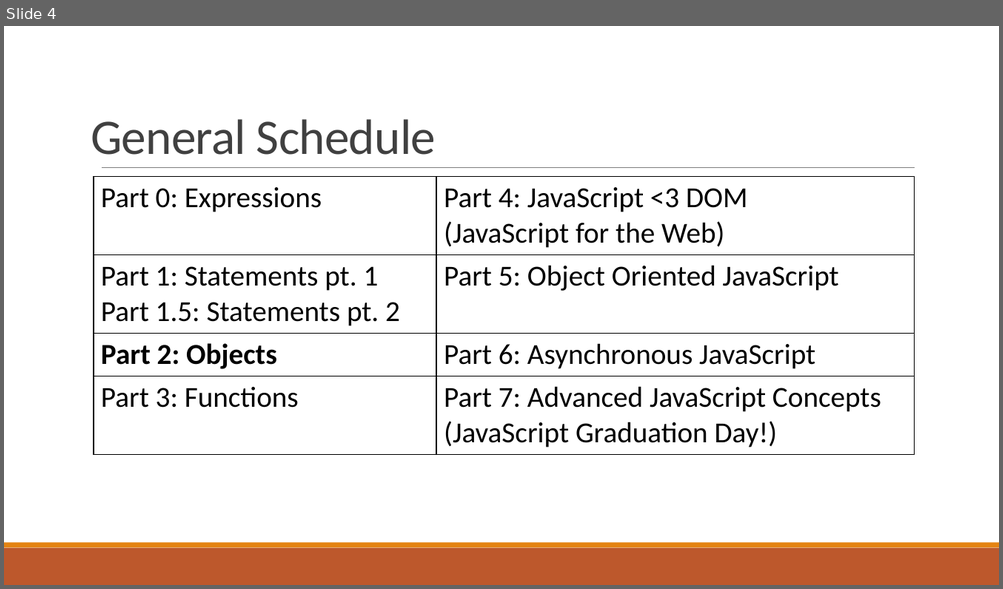
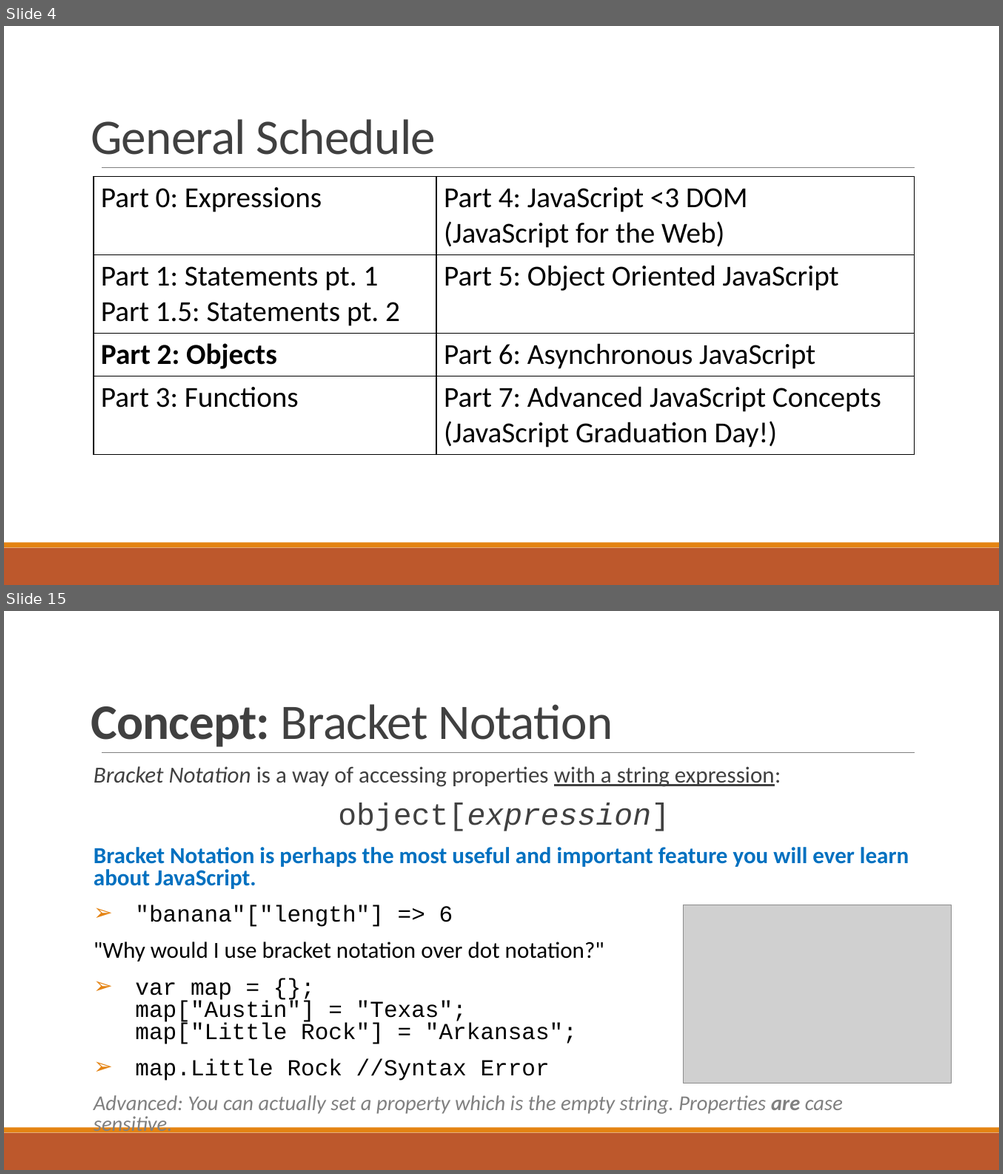
Before and after one commit to txcsmad/f15-web-beginner, a slide deck: Lesson3_Objects/Lesson3_objects.pptx. Shown one above the other, each under a label of ours: slide 4 before the commit, slides 4 and 15 after it; the slides between them are not shown. The pictures are 1003x589 and 1003x1174 pixels, drawn with LibreOffice and Linux fonts; fonts in the diff are those of the drawing; grey boxes stand for pictures. Boxes give left, top, right and bottom in pixels: in the first picture for what was removed or moved away, otherwise in the second. Text is boxed around its words. In the diff, an @@ line names an element or a change of style, - is before the commit and + after.

Commit message:
Added Lesson 4: Objects

```diff
--- a/Lesson3_Objects/Lesson3_objects.pptx
+++ b/Lesson3_Objects/Lesson3_objects.pptx
@@ slide 15 added at (x1=4, y1=611, x2=999, y2=1170), background #FFFFFF; not listed: 3 template elements that a slide beside it also shows @@
@@ title added at (x1=91, y1=704, x2=613, y2=747), 48 pt, text #404040 @@
+Concept: Bracket Notation
@@ text added at (x1=94, y1=766, x2=908, y2=1136), 22.2 pt, text #000000 @@
+Bracket Notation is a way of accessing properties with a string expression:
+object[expression]
+Bracket Notation is perhaps the most useful and important feature you will ever learn about JavaScript.
+➢ "banana"["length"] => 6
+"Why would I use bracket notation over dot notation?"
+➢ var map = {};
+  map["Austin"] = "Texas";
+  map["Little Rock"] = "Arkansas";
+➢ map.Little Rock //Syntax Error
+Advanced: You can actually set a property which is the empty string. Properties are case sensitive.
@@ picture added at (x1=683, y1=905, x2=950, y2=1083) @@
```
Also in this commit, not shown: 4 slides changed, 14 other slides added, 6 other files.
